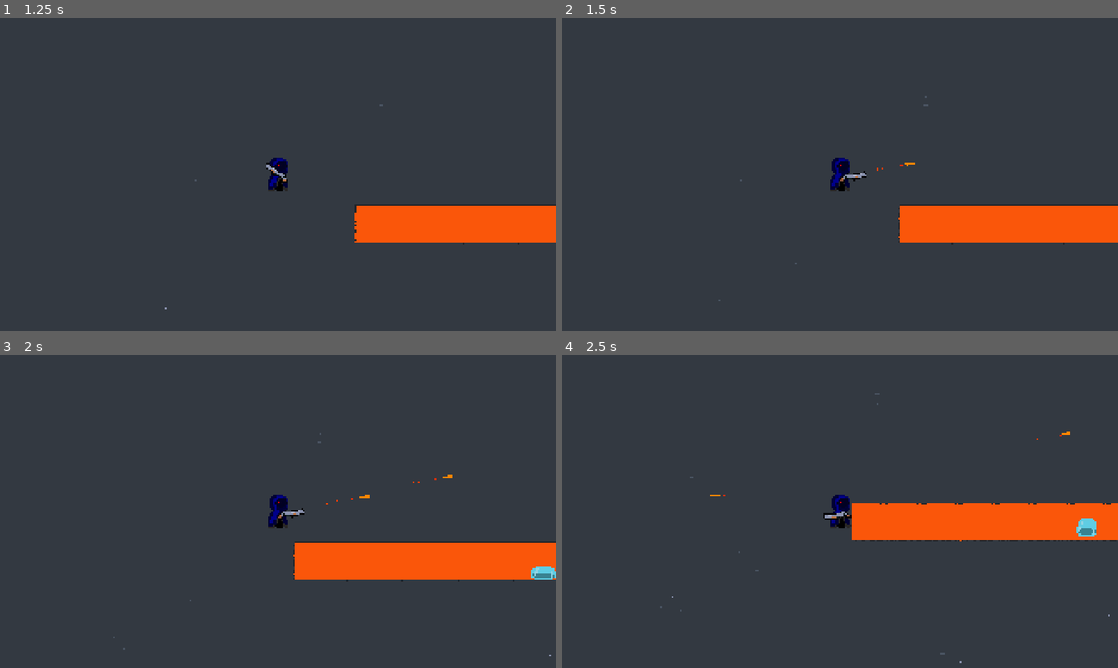
Above: before the commit, frames 1-4 (two rows, left to right).
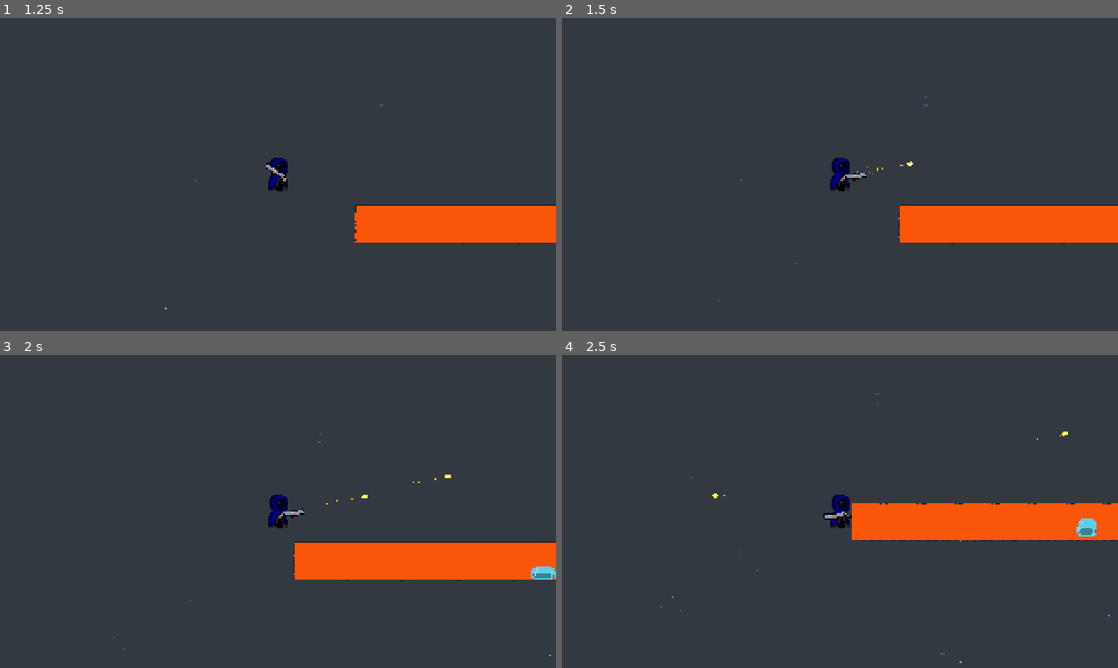
Above: after the commit, the same moments.

Repository: JordanBonfim/Mana-and-Bullets
Game: Godot game, scene res://title_screen/title_screen.tscn
Same seed, same stepped clock (60 frames per second), same inputs: the game is played once before the commit and once after it.
Inputs (mouse positions are in pixels of both pictures, inside the frame that each line leads up to):
- Up to frame 1 (1.25 s): click "Play" at 0.5 s
- Up to frame 2 (1.5 s): tap Enter (ui_accept) at 1.25 s; move the mouse to (962, 158) at 1.27 s; press the mouse at (962, 158) at 1.28 s; hold Right (ui_right) from 1.28 s (still down)
- Up to frame 3 (2 s): keep holding Right (ui_right); tap Enter (ui_accept) at 1.52 s
- Up to frame 4 (2.5 s): move the mouse to (728, 527) at 2.02 s; release Right (ui_right) at 2.03 s; release the mouse at (728, 527) at 2.03 s; hold Down (ui_down) from 2.03 s (still down); click (728, 527) at 2.1 s; tap Enter (ui_accept) at 2.27 s

Frame 1 is identical in both runs. In frame 2, less than 0.1% of the frame differs, in the area x 53-64%, y 45-50%; in frame 3, less than 0.1%, in the area x 58-82%, y 38-48%; in frame 4, less than 0.1%.

Commit message:
feat: add bullet impact/smoke animation

Diff:
--- /dev/null
+++ b/weapons/shotgun/projectile/Bullet_smoke.tscn
@@ -0,0 +1,92 @@
+[gd_scene format=3 uid="uid://bydsdrw2x4pf1"]
+
+[ext_resource type="Texture2D" uid="uid://veqtpvdlcc3e" path="res://weapons/shotgun/projectile/debris.png" id="1_1syvw"]
+
+[sub_resource type="CanvasItemMaterial" id="CanvasItemMaterial_2kpb6"]
+particles_animation = true
+particles_anim_h_frames = 3
+particles_anim_v_frames = 1
+particles_anim_loop = false
+
+[sub_resource type="Curve" id="Curve_mcfnv"]
+_data = [Vector2(0, 0), 0.0, 0.0, 0, 0, Vector2(0.12535611, 1), 0.0, 0.0, 0, 0, Vector2(1, 0), 0.0, 0.0, 0, 0]
+point_count = 3
+
+[sub_resource type="CurveTexture" id="CurveTexture_r2jpc"]
+curve = SubResource("Curve_mcfnv")
+
+[sub_resource type="ParticleProcessMaterial" id="ParticleProcessMaterial_sjk5h"]
+particle_flag_disable_z = true
+angle_min = 1.0728835e-05
+angle_max = 180.00002
+spread = 25.0
+initial_velocity_max = 100.0
+angular_velocity_min = -1.6093254e-05
+angular_velocity_max = 299.99997
+gravity = Vector3(0, 0, 0)
+scale_curve = SubResource("CurveTexture_r2jpc")
+color = Color(0.7, 0.7, 0.7, 0.36078432)
+anim_offset_max = 1.0
+
+[sub_resource type="Animation" id="Animation_1syvw"]
+length = 0.001
+tracks/0/type = "value"
+tracks/0/imported = false
+tracks/0/enabled = true
+tracks/0/path = NodePath(".:emitting")
+tracks/0/interp = 1
+tracks/0/loop_wrap = true
+tracks/0/keys = {
+"times": PackedFloat32Array(0),
+"transitions": PackedFloat32Array(1),
+"update": 1,
+"values": [false]
+}
+
+[sub_resource type="Animation" id="Animation_mcfnv"]
+resource_name = "default"
+tracks/0/type = "value"
+tracks/0/imported = false
+tracks/0/enabled = true
+tracks/0/path = NodePath(".:emitting")
+tracks/0/interp = 1
+tracks/0/loop_wrap = true
+tracks/0/keys = {
+"times": PackedFloat32Array(0.03333334),
+"transitions": PackedFloat32Array(1),
+"update": 1,
+"values": [true]
+}
+tracks/1/type = "method"
+tracks/1/imported = false
+tracks/1/enabled = true
+tracks/1/path = NodePath(".")
+tracks/1/interp = 1
+tracks/1/loop_wrap = true
+tracks/1/keys = {
+"times": PackedFloat32Array(1),
+"transitions": PackedFloat32Array(1),
+"values": [{
+"args": [],
+"method": &"queue_free"
+}]
+}
+
+[sub_resource type="AnimationLibrary" id="AnimationLibrary_f4un8"]
+_data = {
+&"RESET": SubResource("Animation_1syvw"),
+&"default": SubResource("Animation_mcfnv")
+}
+
+[node name="BulletSmoke" type="GPUParticles2D" unique_id=223349273]
+material = SubResource("CanvasItemMaterial_2kpb6")
+emitting = false
+texture = ExtResource("1_1syvw")
+lifetime = 0.4
+one_shot = true
+explosiveness = 0.9
+process_material = SubResource("ParticleProcessMaterial_sjk5h")
+
+[node name="AnimationPlayer" type="AnimationPlayer" parent="." unique_id=1261522093]
+libraries/ = SubResource("AnimationLibrary_f4un8")
+autoplay = &"default"
--- a/weapons/shotgun/projectile/bullet.gd
+++ b/weapons/shotgun/projectile/bullet.gd
@@ -5,8 +5,10 @@
 var ttl : float = 2.5 #time to live
 var bullet_damage : float = 5
 var piercing_ammount : int = 1
+
+
 @export var timer: Timer
-
+@export var smokeScene : PackedScene
 
 
 # Called when the node enters the scene tree for the first time.
@@ -14,6 +16,7 @@
 	timer.wait_time = ttl
 	timer.autostart = true
 	timer.start()
+
 
 
 	pass # Replace with function body.
@@ -36,6 +39,13 @@
 
 func _on_hurt_box_body_entered(body: Node2D) -> void:
 	print(body.get_parent())
+
+	var smoke = smokeScene.instantiate() as GPUParticles2D
+	get_parent().add_child(smoke)
+	smoke.global_position = position
+	smoke.rotation = rotation
+
+
 	piercing_ammount-=1
 	if(piercing_ammount==0):
 		queue_free()
--- a/weapons/shotgun/projectile/bullet.tscn
+++ b/weapons/shotgun/projectile/bullet.tscn
@@ -1,18 +1,20 @@
 [gd_scene format=3 uid="uid://c1jarv1c2wevn"]
 
 [ext_resource type="Script" uid="uid://dsi7dwrio2pp5" path="res://weapons/shotgun/projectile/bullet.gd" id="1_fymuc"]
-[ext_resource type="Texture2D" uid="uid://vjb54xvck2j6" path="res://weapons/shotgun/projectile/bullet.png" id="2_w6phj"]
+[ext_resource type="Texture2D" uid="uid://dnh5s3vp6tyad" path="res://weapons/shotgun/projectile/bullet_type1.png" id="2_fymuc"]
+[ext_resource type="PackedScene" uid="uid://bydsdrw2x4pf1" path="res://weapons/shotgun/projectile/Bullet_smoke.tscn" id="2_w6phj"]
 
 [sub_resource type="Gradient" id="Gradient_sjk5h"]
-offsets = PackedFloat32Array(0.01724138, 1)
+offsets = PackedFloat32Array(0, 0.17574258)
 colors = PackedColorArray(1, 0.43333334, 0, 1, 1, 0.76, 0.04000002, 1)
 
 [sub_resource type="RectangleShape2D" id="RectangleShape2D_2kpb6"]
-size = Vector2(32, 8)
+size = Vector2(24, 12)
 
 [node name="Bullet" type="Node2D" unique_id=1366979729 node_paths=PackedStringArray("timer")]
 script = ExtResource("1_fymuc")
 timer = NodePath("bullet_lifetime")
+smokeScene = ExtResource("2_w6phj")
 
 [node name="CPUParticles2D" type="CPUParticles2D" parent="." unique_id=841928379]
 position = Vector2(-14, 0)
@@ -25,12 +27,12 @@
 gravity = Vector2(0, 500)
 scale_amount_min = 0.0
 scale_amount_max = 2.0
-color = Color(1, 0.3645, 0.06999999, 1)
+color = Color(0.9666667, 1, 0, 1)
 color_ramp = SubResource("Gradient_sjk5h")
 
 [node name="Sprite2D" type="Sprite2D" parent="." unique_id=1147292905]
-scale = Vector2(4, 4)
-texture = ExtResource("2_w6phj")
+scale = Vector2(2, 2)
+texture = ExtResource("2_fymuc")
 
 [node name="bullet_lifetime" type="Timer" parent="." unique_id=601511423]
 
--- a/weapons/shotgun/shotgun.gd
+++ b/weapons/shotgun/shotgun.gd
@@ -3,6 +3,7 @@
 
 @export var ready_to_fire = true
 @export var fire_delay_seconds:float = 0.4
+@export var smokeScene : PackedScene
 
 @onready var muzzle: Marker2D = $muzzle
 @onready var fire_cooldown: Timer = $fire_cooldown
@@ -42,5 +43,10 @@
 			bullet_instance.global_position = muzzle.global_position
 			bullet_instance.rotation = rotation
 
+			var smoke = smokeScene.instantiate() as GPUParticles2D
+			get_parent().add_child(smoke)
+			smoke.global_position = muzzle.global_position
+			smoke.rotation = rotation
+
 func _on_fire_cooldown_timeout() -> void:
 	ready_to_fire = true
--- a/weapons/shotgun/shotgun.tscn
+++ b/weapons/shotgun/shotgun.tscn
@@ -1,11 +1,13 @@
 [gd_scene format=3 uid="uid://dma1ga5m88jpj"]
 
 [ext_resource type="Texture2D" uid="uid://c0k7lsahhprnw" path="res://weapons/shotgun/shotgun.png" id="1_0kfn4"]
+[ext_resource type="PackedScene" uid="uid://bydsdrw2x4pf1" path="res://weapons/shotgun/projectile/Bullet_smoke.tscn" id="2_apfrx"]
 [ext_resource type="Script" uid="uid://deu8unoncdi3y" path="res://weapons/shotgun/shotgun.gd" id="2_rxqsx"]
 
 [node name="Shotgun" type="Node2D" unique_id=1305605320]
 visibility_layer = 8
 script = ExtResource("2_rxqsx")
+smokeScene = ExtResource("2_apfrx")
 
 [node name="Sprite2D" type="Sprite2D" parent="." unique_id=870953946]
 position = Vector2(6, -1)
Binary file added: weapons/shotgun/projectile/bullet_type1.png
Not shown, added: weapons/shotgun/projectile/bullet_type1.png.import
Binary file added: weapons/shotgun/projectile/debris.png
Not shown, added: weapons/shotgun/projectile/debris.png.import
